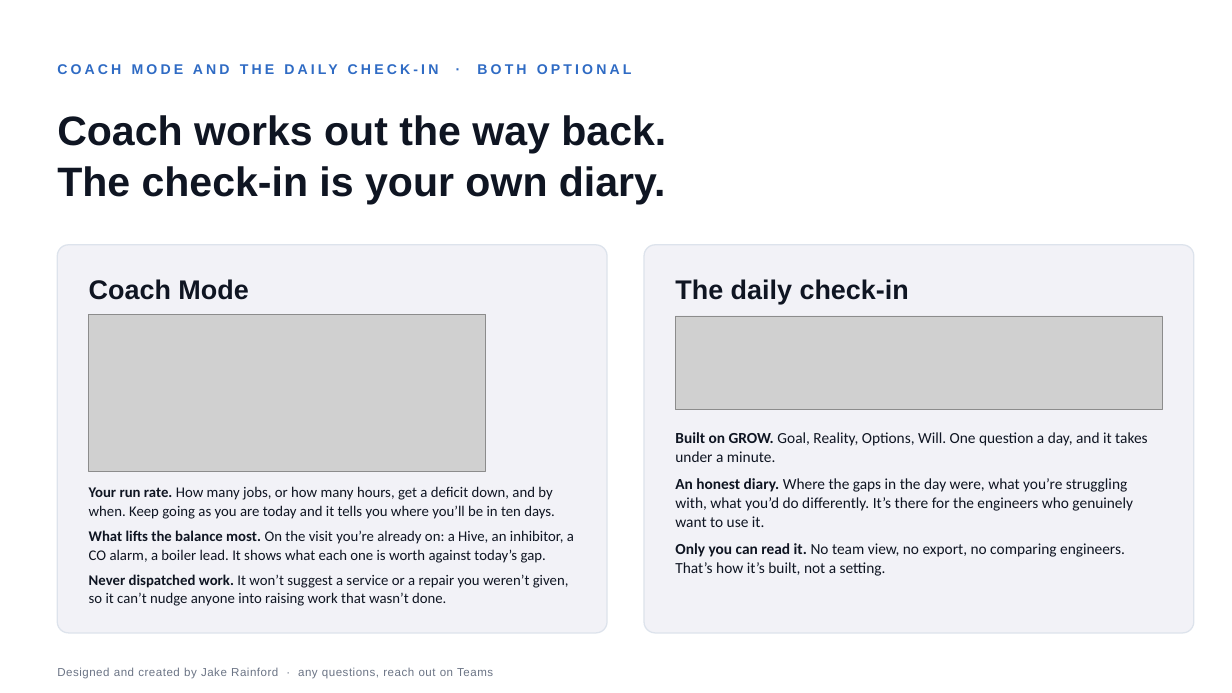
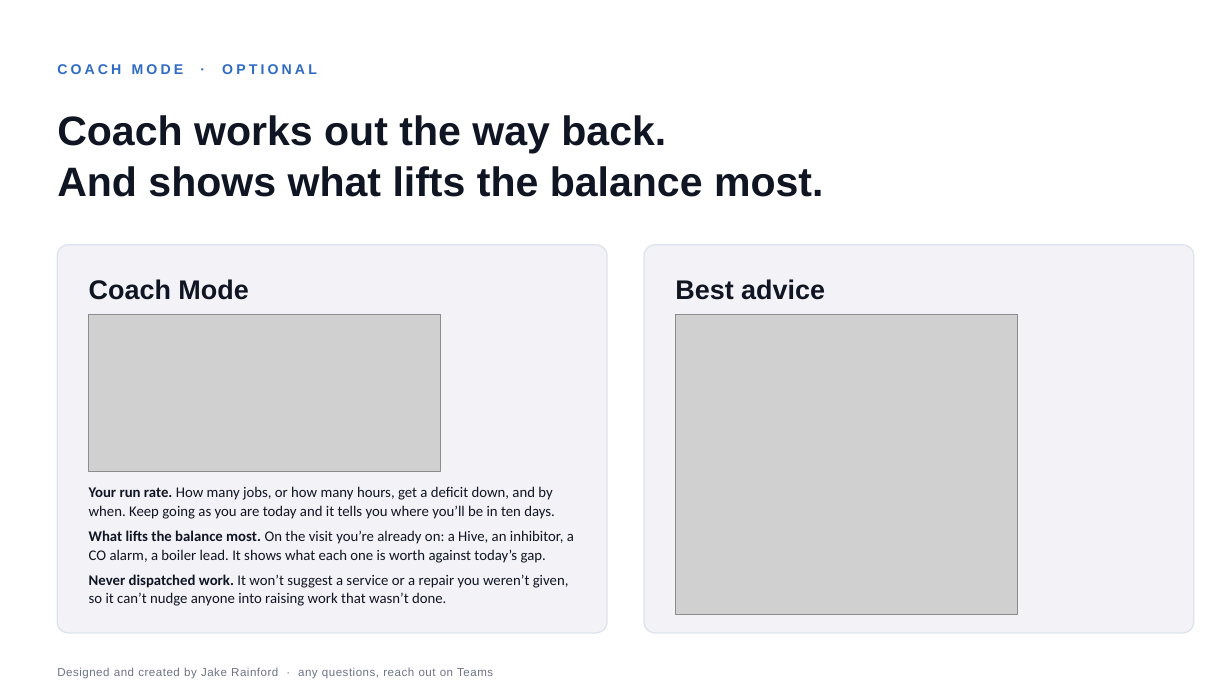
Before and after one commit to belacorg/CTAPTracker, a slide deck: slide 8 of docs/presentation/CTAP-Tracker.pptx. Drawn at 1232x693 pixels with LibreOffice and Linux fonts; fonts in the diff are those of the drawing; grey boxes stand for pictures. Boxes give left, top, right and bottom in pixels: in the first picture for what was removed or moved away, otherwise in the second. Text is boxed around its words. In the diff, an @@ line names an element or a change of style, - is before the commit and + after.

```diff
--- a/docs/presentation/CTAP-Tracker.pptx
+++ b/docs/presentation/CTAP-Tracker.pptx
@@ text at (57, 64, 317, 74): text changed @@
-COACH MODE AND THE DAILY CHECK-IN · BOTH OPTIONAL
+COACH MODE · OPTIONAL
@@ text at (57, 166, 823, 197): text changed @@
-The check-in is your own diary.
+And shows what lifts the balance most.
@@ text at (675, 279, 825, 300): text changed @@
-The daily check-in
+Best advice
@@ picture: place and size @@
-picture at (89, 314, 486, 471)
+picture at (89, 314, 440, 471)
@@ picture: place and size @@
-picture at (676, 316, 1163, 410)
+picture at (676, 314, 1019, 615)
@@ text removed at (675, 432, 1148, 576) @@
-Built on GROW. Goal, Reality, Options, Will. One question a day, and it takes under a minute.
-An honest diary. Where the gaps in the day were, what you’re struggling with, what you’d do differently. It’s there for the engineers who genuinely want to use it.
-Only you can read it. No team view, no export, no comparing engineers. That’s how it’s built, not a setting.
```
Also in this commit, not shown: 2 other slides changed, 2 other files.
